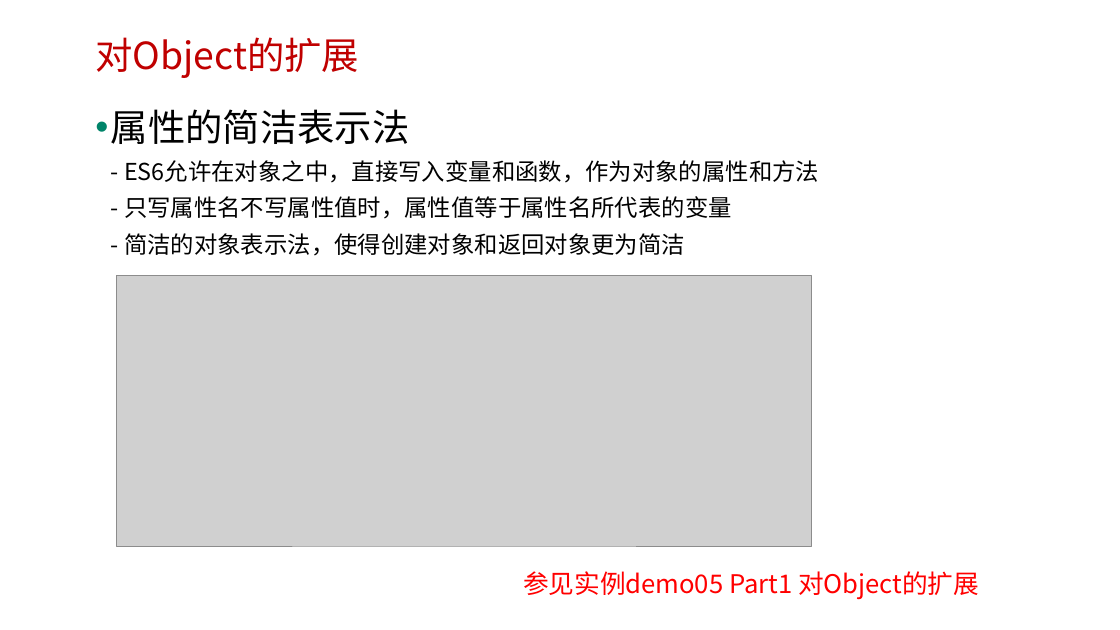
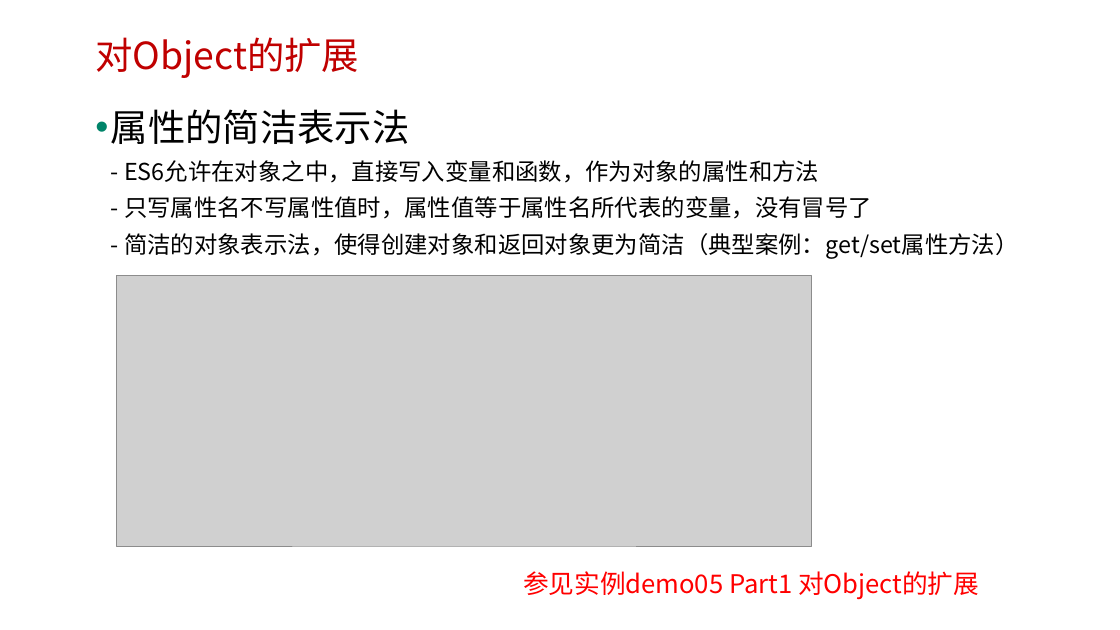
Before and after one commit to edu2act/course-javascript-advanced, a slide deck: slide 10 of 课程PPT/14.ECMAScript 6 二.pptx. Drawn at 1120x630 pixels with LibreOffice and Linux fonts; fonts in the diff are those of the drawing; grey boxes stand for pictures; background and template pictures are left out. Boxes give left, top, right and bottom in pixels: in the first picture for what was removed or moved away, otherwise in the second. Text is boxed around its words. In the diff, an @@ line names an element or a change of style, - is before the commit and + after.

```diff
--- a/课程PPT/14.ECMAScript 6 二.pptx
+++ b/课程PPT/14.ECMAScript 6 二.pptx
@@ text at [111,109,1018,259]: text changed @@
-• 属性的简洁表示法
-  - ES6允许在对象之中，直接写入变量和函数，作为对象的属性和方法
-  - 只写属性名不写属性值时，属性值等于属性名所代表的变量
-  - 简洁的对象表示法，使得创建对象和返回对象更为简洁
+• 属性的简洁表示法
+  - ES6允许在对象之中，直接写入变量和函数，作为对象的属性和方法
+  - 只写属性名不写属性值时，属性值等于属性名所代表的变量，没有冒号了
+  - 简洁的对象表示法，使得创建对象和返回对象更为简洁（典型案例：get/set属性方法）
```
Also in this commit, not shown: 4 other slides changed, 10 other files.
